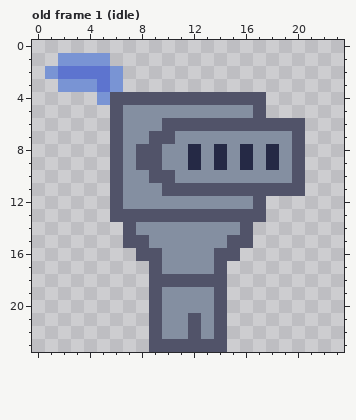
Pixel-art file: assets/images/guard.aseprite. That is the earlier state.
24x24 pixels, 11 frames. Shown: old frame 1 (idle). The commit also changed other frames, which this record leaves out.
The same view after the edit:
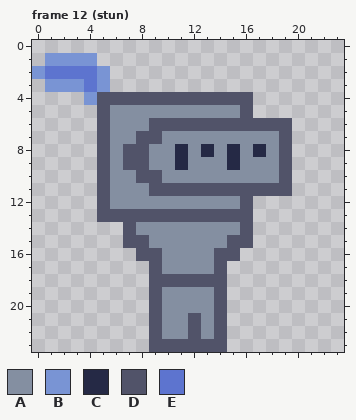
Palette (. is transparent): A #848fa1  B #7994d4  C #252945  D #515369  E #5d74cf
A new or re-ordered frame is compared with the old frame closest to it.
The author wrote: guard falling from high up gets stunned
From old to new:
frames 11 -> 16
Frame 12 (stun) is new; against old frame 1 (idle), layers "feather", "face", "head":
y 1: x 1 . -> B; x 5 B -> .
y 2: x 0..1 .B -> BE; x 5..6 EB -> B.
y 3: x 1 . -> B; x 4..6 BEB -> EB.
y 4: x 4..5 .B -> BD; x 17 D -> .
y 5: x 5..6 .D -> DA; x 16..17 AD -> D.
y 6: x 5..6 .D -> DA; x 9 A -> D; x 20 D -> .
y 7: x 5..6 .D -> DA; x 8 A -> D; x 10 D -> A; x 19..20 AD -> D.
y 8: x 5..7 .DA -> DAD; x 9 D -> A; x 11..20 ACACACACAD -> CACACACAD.
y 9: x 5..7 .DA -> DAD; x 9 D -> A; x 11..12 AC -> CA; x 14..16 CAC -> ACA; x 18..20 CAD -> AD.
y 10: x 5..6 .D -> DA; x 8 A -> D; x 10 D -> A; x 19..20 AD -> D.
y 11: x 5..6 .D -> DA; x 9 A -> D; x 20 D -> .
y 12: x 5..6 .D -> DA; x 16..17 AD -> D.
y 13: x 5 . -> D; x 17 D -> .
Pixel boxes of the changes (left, top, right, bottom) in both pictures:
changed: (32, 53, 305, 222)
